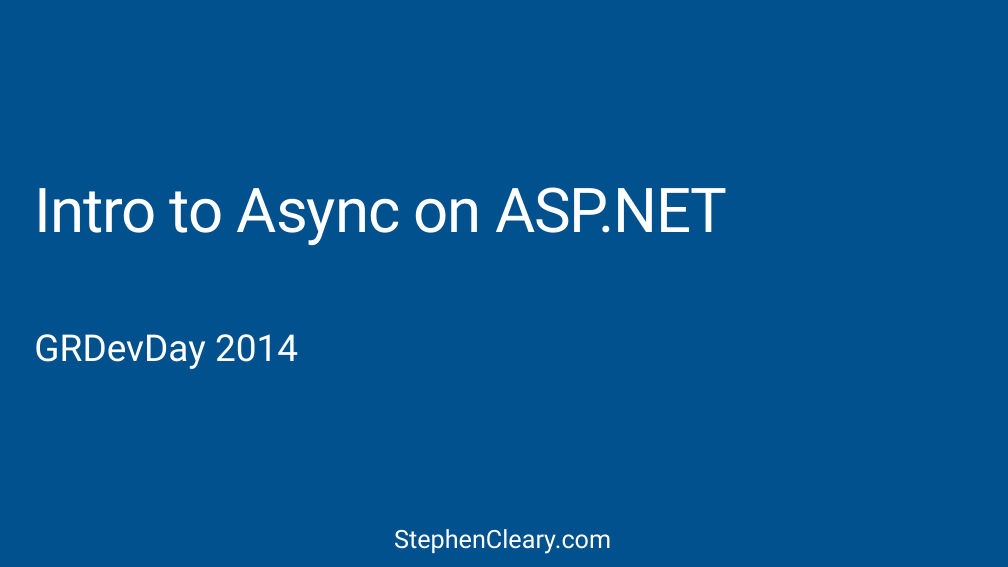
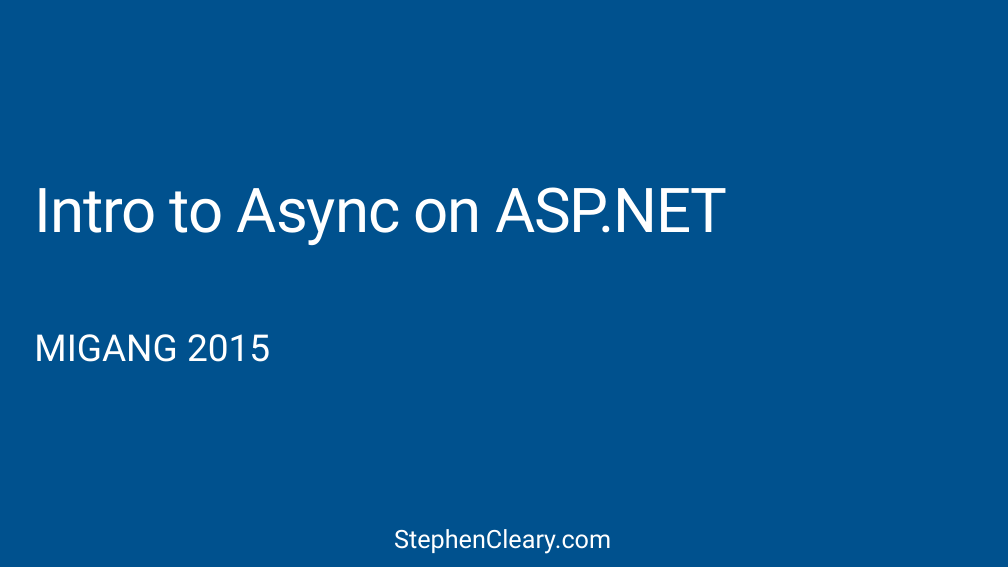
Before and after one commit to StephenCleary/Presentations, a slide deck: slide 1 of Async Servers/Intro to Async ASP.NET - 16.9.pptx. Drawn at 1008x567 pixels with LibreOffice and Linux fonts; fonts in the diff are those of the drawing. Boxes give left, top, right and bottom in pixels: in the first picture for what was removed or moved away, otherwise in the second. Text is boxed around its words. In the diff, an @@ line names an element or a change of style, - is before the commit and + after.

Commit message:
Updates for MIGANG 2015.

```diff
--- a/Async Servers/Intro to Async ASP.NET - 16.9.pptx
+++ b/Async Servers/Intro to Async ASP.NET - 16.9.pptx
@@ text at box(34, 334, 270, 362): text changed @@
-GRDevDay 2014
+MIGANG 2015
```
Also in this commit, not shown: 8 other slides changed.
